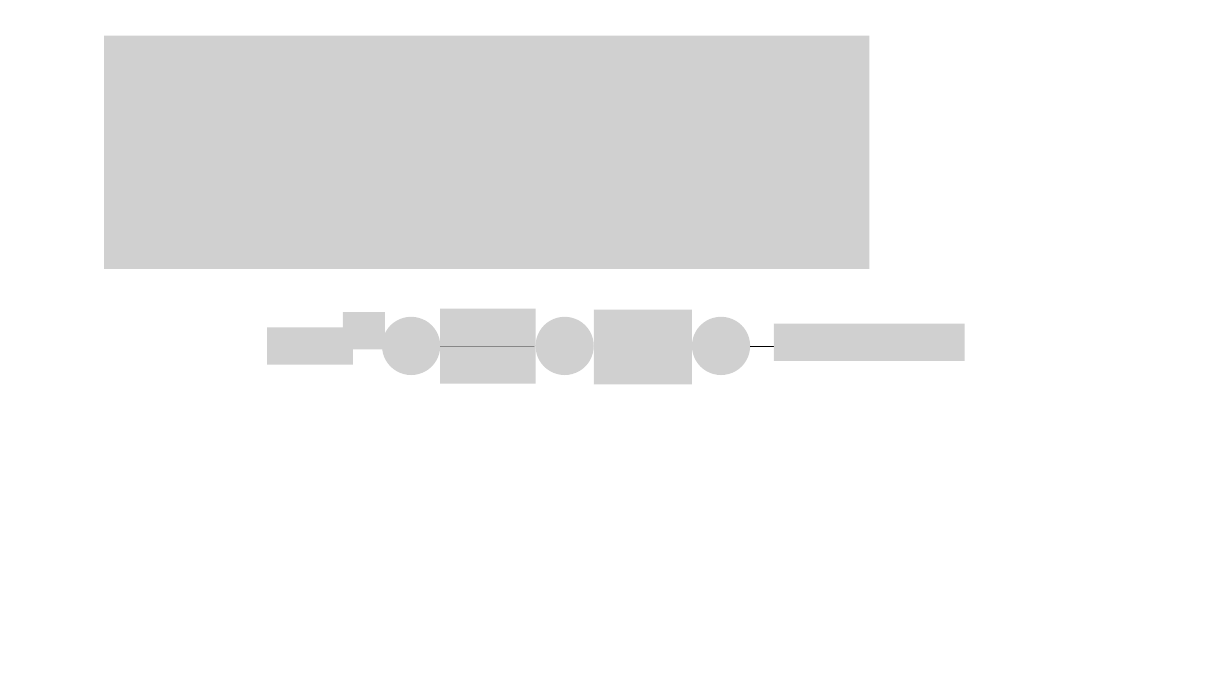
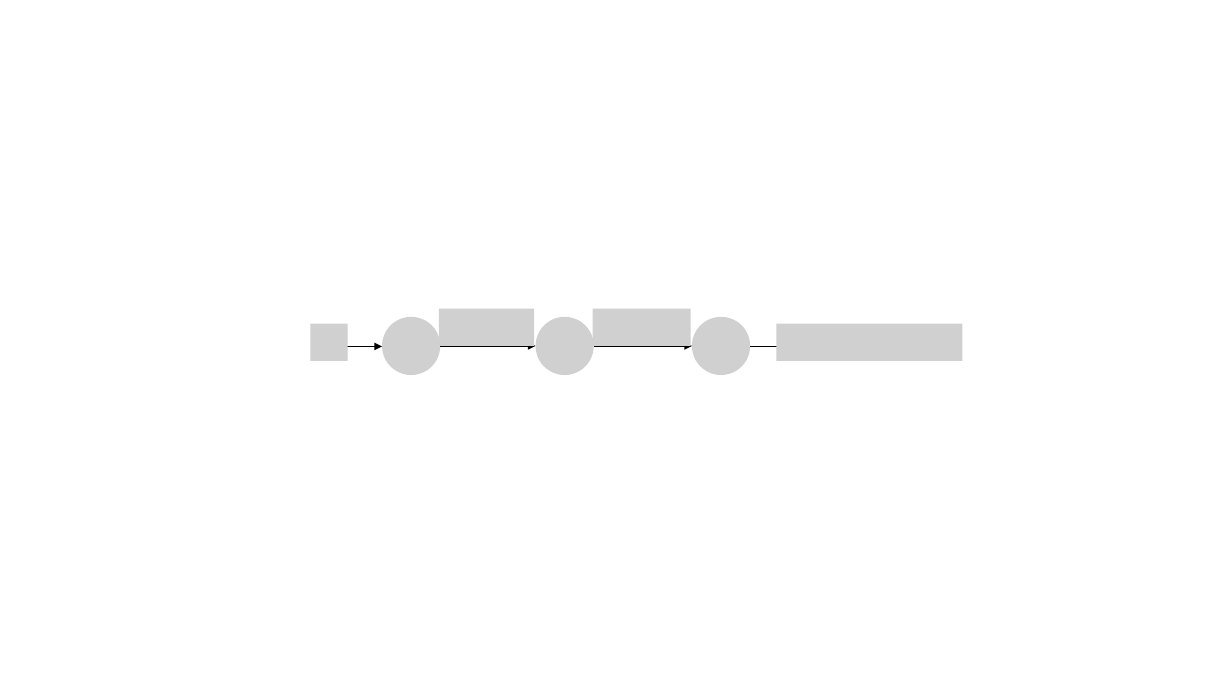
Before and after one commit to zz4fap/t320_aprendizado_de_maquina, a slide deck: slide 28 of slides/T320_Redes_Neurais_Artificiais (Parte II).pptx (slide 12 before the commit). Drawn at 1232x693 pixels with LibreOffice and Linux fonts; fonts in the diff are those of the drawing; grey boxes stand for pictures. Boxes give left, top, right and bottom in pixels: in the first picture for what was removed or moved away, otherwise in the second. Text is boxed around its words. In the diff, an @@ line names an element or a change of style, - is before the commit and + after.

```diff
--- a/slides/T320_Redes_Neurais_Artificiais (Parte II).pptx
+++ b/slides/T320_Redes_Neurais_Artificiais (Parte II).pptx
@@ picture removed at <box>104,36,870,269</box> @@
@@ picture added at <box>311,323,348,360</box> @@
@@ group removed at <box>267,312,692,384</box>: 4 pictures @@
@@ picture: place and size @@
-picture at <box>775,323,966,360</box>
+picture at <box>776,323,962,360</box>
@@ arrow added from (346, 347) to (382, 347), #000000 0.5 pt @@
```
Also in this commit, not shown: 5 other slides changed, 1 slide added, 1 slide removed, 2 other files.
